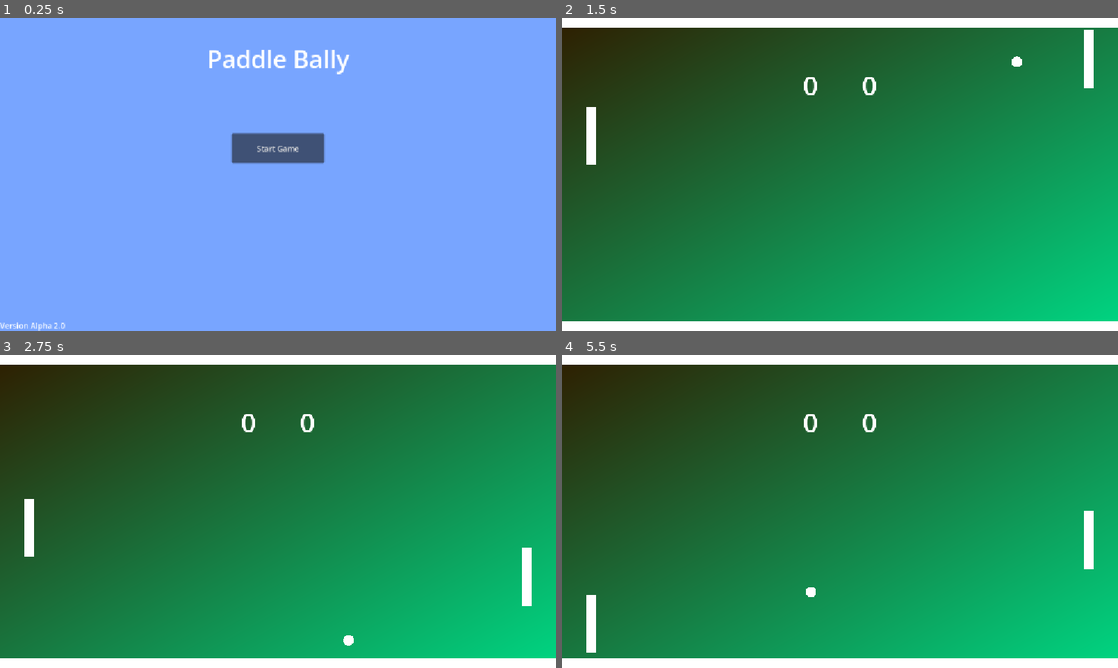
Above: before the commit, frames 1-4 (two rows, left to right).
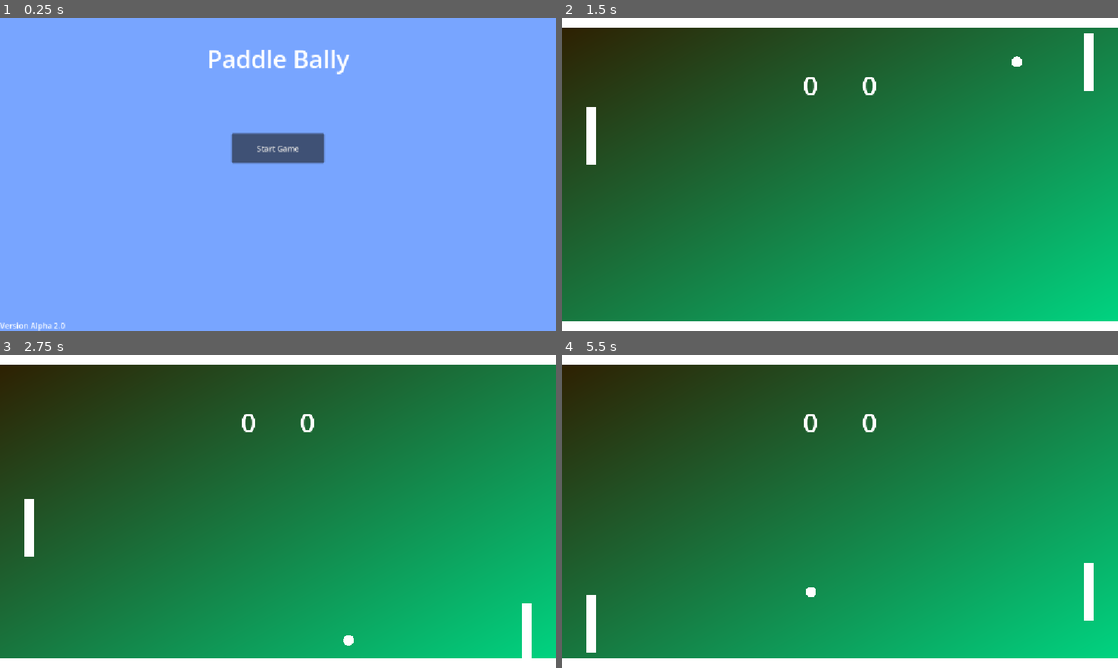
Above: after the commit, the same moments.

Repository: venusddev/PaddleBallyRemake
Game: Godot game, scene res://Main Menu/main_menu.tscn
The game is run twice, just before and just after one commit, with the same random seed, the same clock (stepped at 60 frames per second) and the same inputs.
Inputs:
- Up to frame 1 (0.25 s): no input
- Up to frame 2 (1.5 s): click "Start Game" at 0.5 s; hold Up (ui_up) from 1.28 s (still down)
- Up to frame 3 (2.75 s): release Up (ui_up) at 2.03 s; hold Down (ui_down) from 2.03 s (still down)
- Up to frame 4 (5.5 s): release Down (ui_down) at 2.78 s; hold Up (ui_up) 2.78-4.28 s; hold Down (ui_down) from 4.28 s (still down)

The runs differ from the first frame. In frame 2, less than 0.1% of the frame differs, in the area x 93-96%, y 3-24%; in frame 3, 0.6%, in the area x 93-96%, y 61-97%; in frame 4, 0.6%.

Commit message:
Update AI speed

Diff:
--- a/Game/paddlebally.gd
+++ b/Game/paddlebally.gd
@@ -1,7 +1,7 @@
 extends Sprite2D
 
 var PADDLE_SPEED = 400
-var AI_speed = 300
+var AI_speed = 500
 var BALL_Y = 324
 var ScoreP1 = 0
 var ScoreP2 = 0
--- a/Main Menu/main_menu.tscn
+++ b/Main Menu/main_menu.tscn
@@ -61,6 +61,6 @@
 layout_mode = 0
 offset_right = 1152.0
 offset_bottom = 648.0
-color = Color(0.46939, 0.646701, 1, 1)
+color = Color(0.47058824, 0.64705884, 1, 1)
 
 [connection signal="pressed" from="Start" to="Start" method="_on_pressed"]
Not shown, changed: export_presets.cfg
Binary file added: logo.png
Not shown, added: logo.png.import
